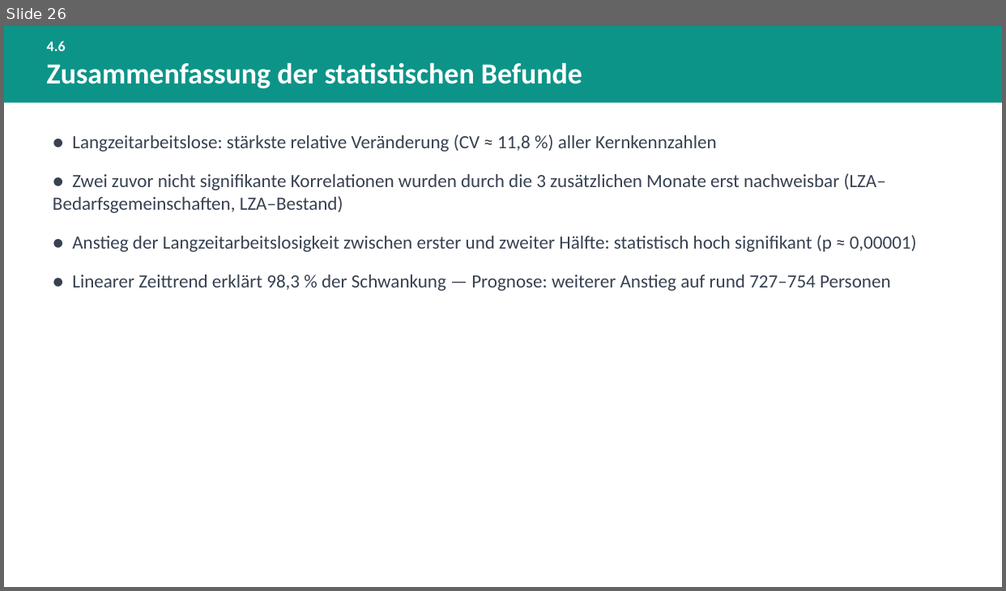
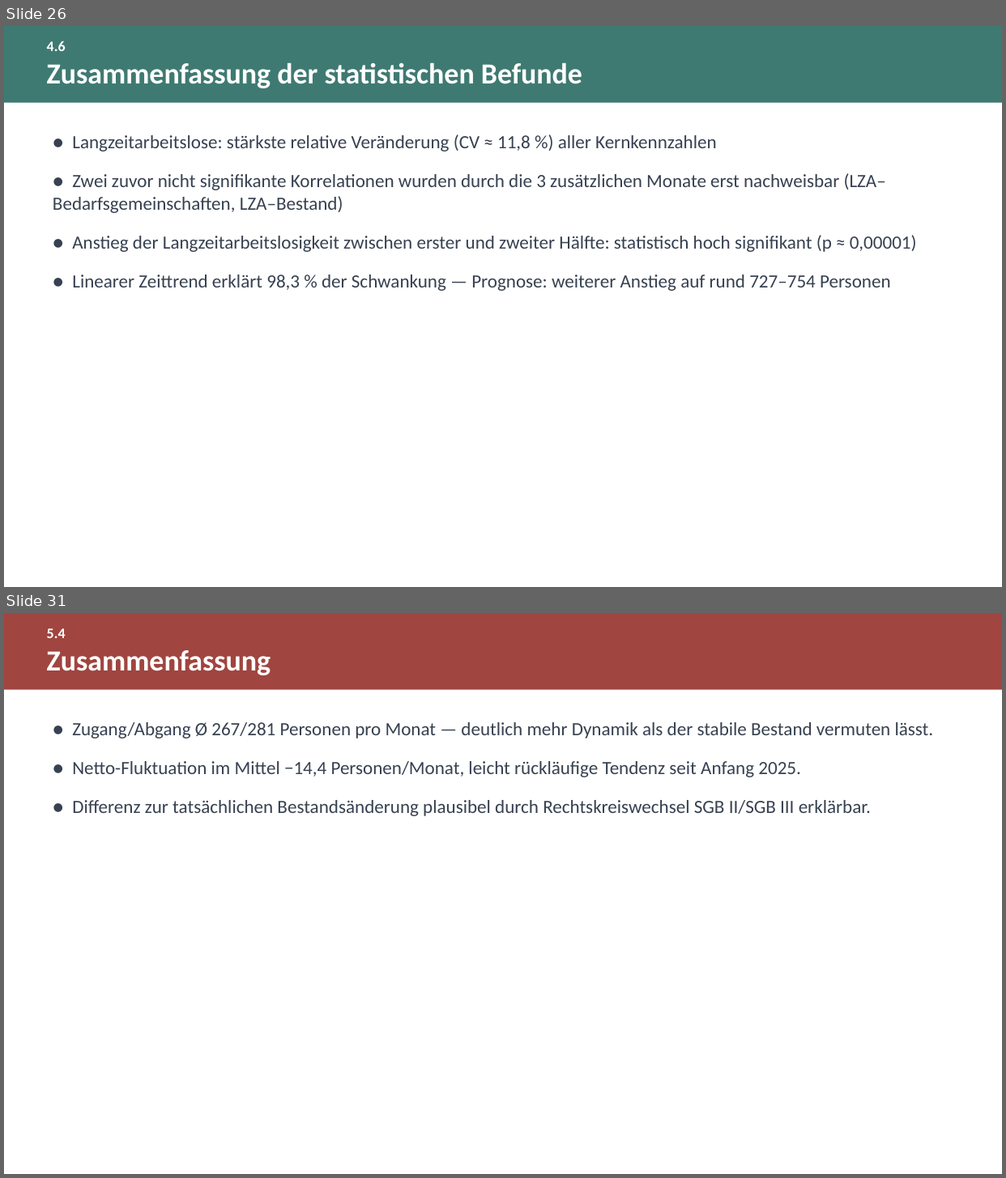
Before and after one commit to eufunk/arbeitsmarkt-regensburg, a slide deck: Dok/Projektpraesentation.pptx. Shown one above the other, each under a label of ours: slide 26 before the commit, slides 26 and 31 after it; the slides between them are not shown. The pictures are 1006x591 and 1006x1178 pixels, drawn with LibreOffice and Linux fonts; fonts in the diff are those of the drawing. Boxes give left, top, right and bottom in pixels: in the first picture for what was removed or moved away, otherwise in the second. Text is boxed around its words. In the diff, an @@ line names an element or a change of style, - is before the commit and + after.

Commit message:
Projektdokumentation und -praesentation um Kapitel 5-11 erweitern, visuell ueberarbeiten
Word: neue Kapitel Fluktuation, Demografie, Erwerbstaetigkeit, Finanzen,
Foerderung, Bezugsdauer und Rechtskreisvergleich in voller Paritaet ergaenzt,
Kennzahlen hervorgehoben, echtes klickbares Inhaltsverzeichnis mit
Seitenzahlen aufgebaut.

PPT: entsprechende Kapitel-Folien ergaenzt, Farbpalette entschaerft,
mehrere Folien auf Kacheln/Panele umgestellt und Zeitraumangaben
(Vormonat/Vorjahresmonat vs. Gesamtzeitraum) praezisiert.

```diff
--- a/Dok/Projektpraesentation.pptx
+++ b/Dok/Projektpraesentation.pptx
@@ slide 31 added at (4, 613, 1002, 1174), background #FFFFFF @@
@@ rectangle added at (4, 613, 1002, 689), fill #A0453F @@
@@ text added at (47, 628, 66, 638), 14 pt, text #FFFFFF, bold @@
+5.4
@@ text added at (47, 650, 271, 675), 28 pt, text #FFFFFF, bold @@
+Zusammenfassung
@@ text added at (72, 722, 934, 816), 18 pt, text #374151 @@
+● Zugang/Abgang Ø 267/281 Personen pro Monat — deutlich mehr Dynamik als der stabile Bestand vermuten lässt.
+● Netto-Fluktuation im Mittel −14,4 Personen/Monat, leicht rückläufige Tendenz seit Anfang 2025.
+● Differenz zur tatsächlichen Bestandsänderung plausibel durch Rechtskreiswechsel SGB II/SGB III erklärbar.
@@ slide 26 changed as well @@
@@ rectangle at (4, 26, 1002, 102): fill #0D9488 to #3F7A72 @@
```
Also in this commit, not shown: 29 other slides changed, 34 other slides added, 23 other files.
